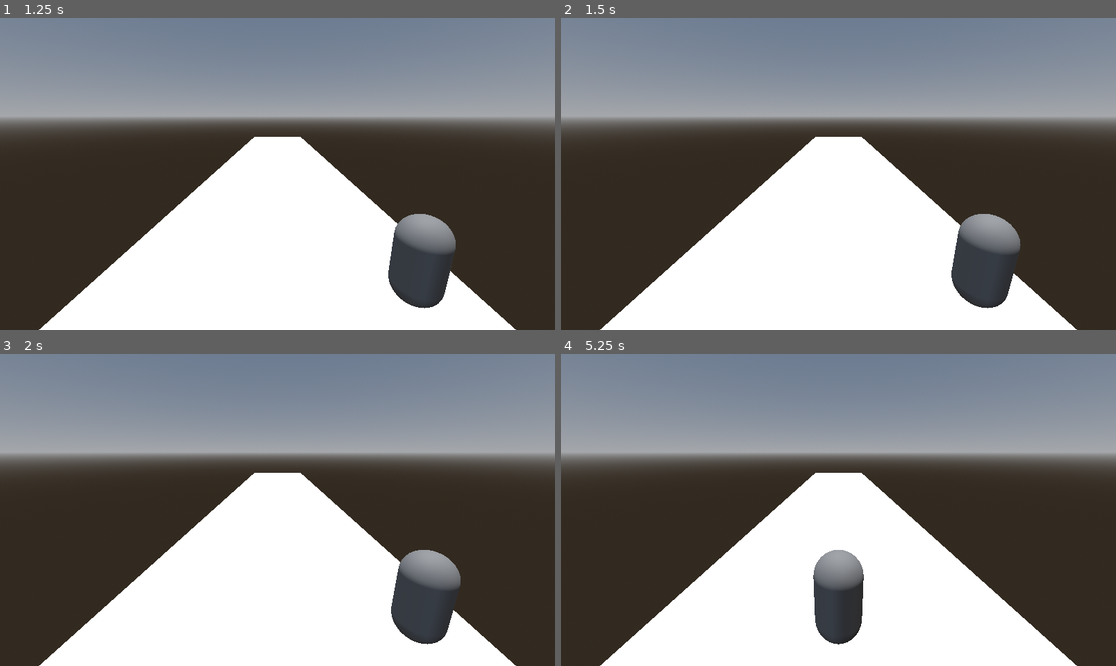
Above: before the commit, frames 1-4 (two rows, left to right).
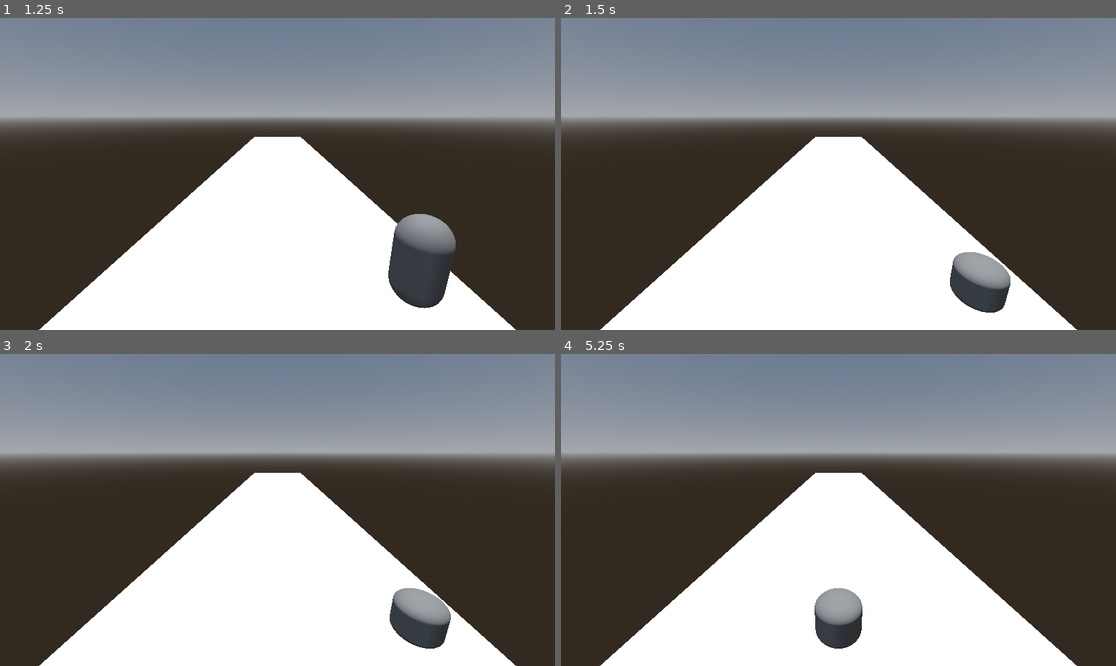
Above: after the commit, the same moments.

Repository: leoag3/projIndaGameLL
Game: Godot game, scene res://scene.tscn
Two runs of this game, one before a commit and one after it. Both use one fixed random seed, a clock stepped at 60 frames per second and the inputs below.
Inputs:
- Up to frame 1 (1.25 s): tap Enter at 0.5 s; hold Right (ui_right) from 0.53 s (still down)
- Up to frame 2 (1.5 s): release Right (ui_right) at 1.28 s; hold Down (ui_down) from 1.28 s (still down)
- Up to frame 3 (2 s): keep holding Down (ui_down)
- Up to frame 4 (5.25 s): release Down (ui_down) at 2.03 s; hold Right (ui_right) 2.03-2.78 s; tap Space at 2.75 s; hold Up (ui_up) 2.78-3.53 s; hold Left (ui_left) 3.53-5.03 s; tap Enter at 5 s; hold Down (ui_down) from 5.03 s (still down)

Frame 1 is identical in both runs. In frame 2, 2.4% of the frame differs, in the area x 70-83%, y 62-95%; in frame 3, 2.4%; in frame 4, 2.0%.

Commit message:
Add crouch to player controller

Diff:
--- a/playerController.gd
+++ b/playerController.gd
@@ -4,6 +4,10 @@
 var lane_index := 0
 var target_x := 0.0
 var move_speed := 5.0
+var crouch_timer: SceneTreeTimer
+var is_crouching = false
+var original_position := Vector3.ZERO
+var wants_to_crouch_on_landing := false
 
 # Jumping and gravity
 var gravity := 20.0
@@ -20,7 +24,37 @@
 		lane_index += 1
 		target_x = lane_index * lane_offset
 	elif event.is_action_pressed("ui_up") and is_on_floor():
-		velocity.y = jump_force  # Use built-in velocity property
+		uncrouch()  # Exit crouch if jumping
+		velocity.y = jump_force
+	elif event.is_action_pressed("ui_down"):
+		if is_on_floor():
+			crouch()
+		else:
+			# Slam down mid-air
+			velocity.y = -jump_force * 2.0  # You can tweak this
+			wants_to_crouch_on_landing = true
+
+
+func crouch():
+	if not is_crouching:
+		is_crouching = true
+		original_position = global_position
+		scale.y = 0.5
+		global_position.y -= 0.5  # Adjust down to stay on the floor (tweak if needed)
+
+		# Start crouch timer
+		crouch_timer = get_tree().create_timer(1.0)
+		crouch_timer.timeout.connect(uncrouch)
+
+func uncrouch():
+	if is_crouching:
+		scale.y = 1.0
+		global_position.y = original_position.y
+		is_crouching = false
+
+		if crouch_timer:
+			crouch_timer.disconnect("timeout", uncrouch)
+			crouch_timer = null
 
 func _physics_process(delta):
 	# Smooth horizontal lane movement
@@ -31,8 +65,13 @@
 	if not is_on_floor():
 		velocity.y -= gravity * delta
 	else:
-		velocity.y = max(velocity.y, 0.0)
+		if velocity.y < 0:
+			velocity.y = 0.0
 
+		# Auto-crouch if slammed down
+		if wants_to_crouch_on_landing:
+			crouch()
+			wants_to_crouch_on_landing = false
 	# Apply velocity with built-in movement
 	move_and_slide()
 
--- a/project.godot
+++ b/project.godot
@@ -41,3 +41,11 @@
 , Object(InputEventKey,"resource_local_to_scene":false,"resource_name":"","device":-1,"window_id":0,"alt_pressed":false …(183 unchanged characters)…
 ]
 }
+ui_down={
+"deadzone": 0.5,
+"events": [Object(InputEventKey,"resource_local_to_scene":false,"resource_name":"","device":0,"window_id":0,"alt_pressed":false,"shift_pressed":false,"ctrl_pressed":false,"meta_pressed":false,"pressed":false,"keycode":4194322,"physical_keycode":0,"key_label":0,"unicode":0,"location":0,"echo":false,"script":null)
+, Object(InputEventJoypadButton,"resource_local_to_scene":false,"resource_name":"","device":0,"button_index":12,"pressure":0.0,"pressed":false,"script":null)
+, Object(InputEventJoypadMotion,"resource_local_to_scene":false,"resource_name":"","device":0,"axis":1,"axis_value":1.0,"script":null)
+, Object(InputEventKey,"resource_local_to_scene":false,"resource_name":"","device":-1,"window_id":0,"alt_pressed":false,"shift_pressed":false,"ctrl_pressed":false,"meta_pressed":false,"pressed":false,"keycode":0,"physical_keycode":83,"key_label":0,"unicode":115,"location":0,"echo":false,"script":null)
+]
+}
Not shown, added: scene.tscn708321161.tmp
Not shown, added: scene.tscn797281266.tmp
